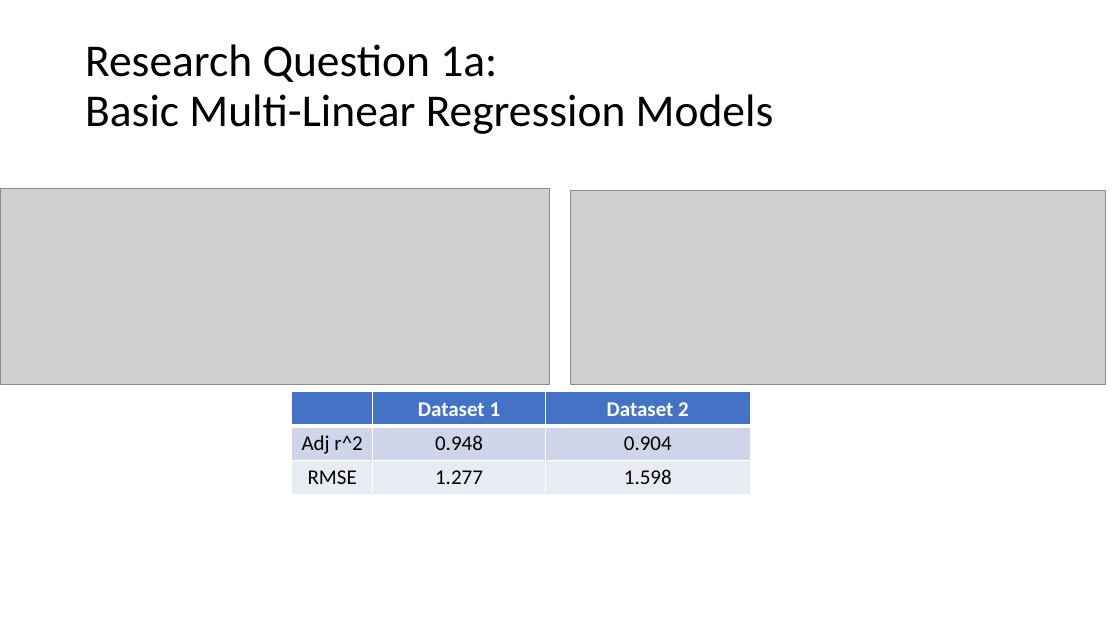
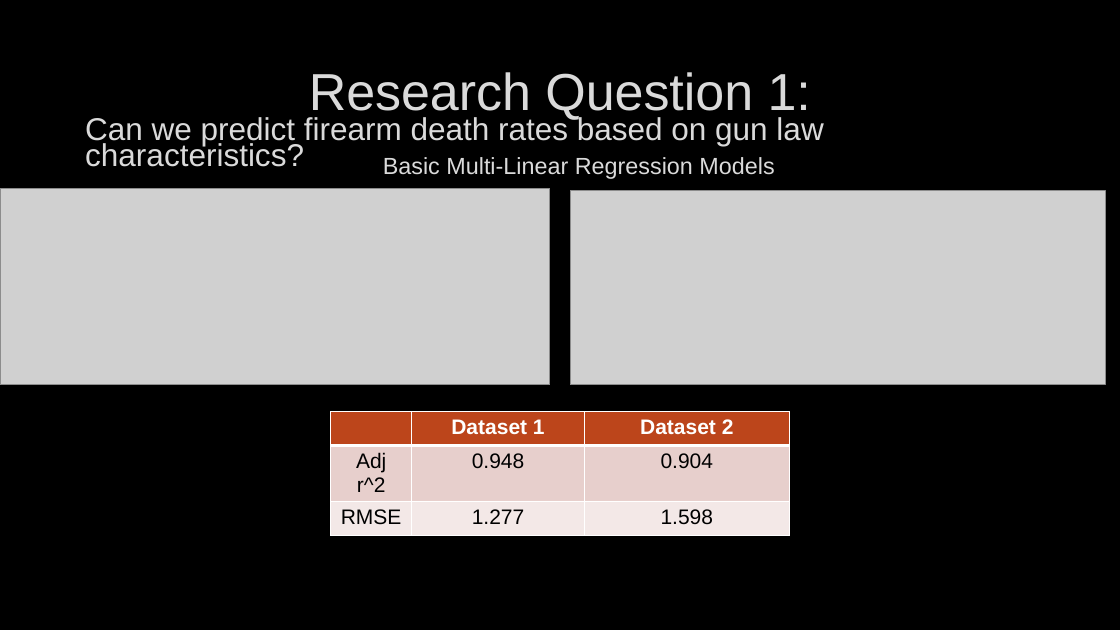
Before and after one commit to chloeob74/ML-Final-Project, a slide deck: slide 2 of slide deck_final.pptx. Drawn at 1120x630 pixels with LibreOffice and Linux fonts; fonts in the diff are those of the drawing; grey boxes stand for pictures; background and template pictures are left out. Boxes give left, top, right and bottom in pixels: in the first picture for what was removed or moved away, otherwise in the second. Text is boxed around its words. In the diff, an @@ line names an element or a change of style, - is before the commit and + after.

```diff
--- a/slide deck_final.pptx
+++ b/slide deck_final.pptx
@@ background #FFFFFF to picture (left out) @@
@@ text at [85,72,823,167]: text changed; size 39 to 27 pt; font Calibri to Arial; text colour #000000 to #DADADA @@
-Research Question 1a:
-Basic Multi-Linear Regression Models
+Research Question 1:
+Can we predict firearm death rates based on gun law characteristics?
@@ text added at [383,157,774,179], 20 pt, text #DADADA @@
+Basic Multi-Linear Regression Models
@@ table at [330,412,789,539] @@
@@ fill #4472C4 to #BC451B in row 1 @@
@@ fill #CFD5EA to #E7CFCD in row 2 @@
@@ fill #E9EBF5 to #F3E9E8 in row 3 @@
@@ font Calibri to Arial @@
@@ table: place and size @@
-table at [292,392,750,495]
+table at [330,412,789,539]
```
Also in this commit, not shown: 8 other slides changed, 1 slide removed, 1 other file.
